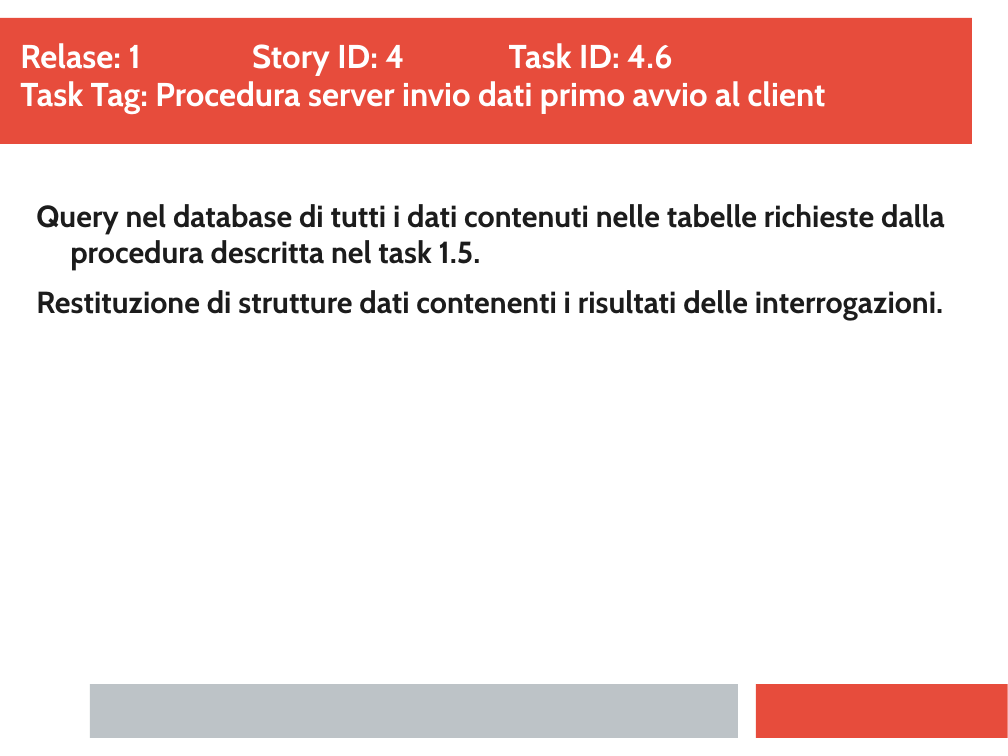
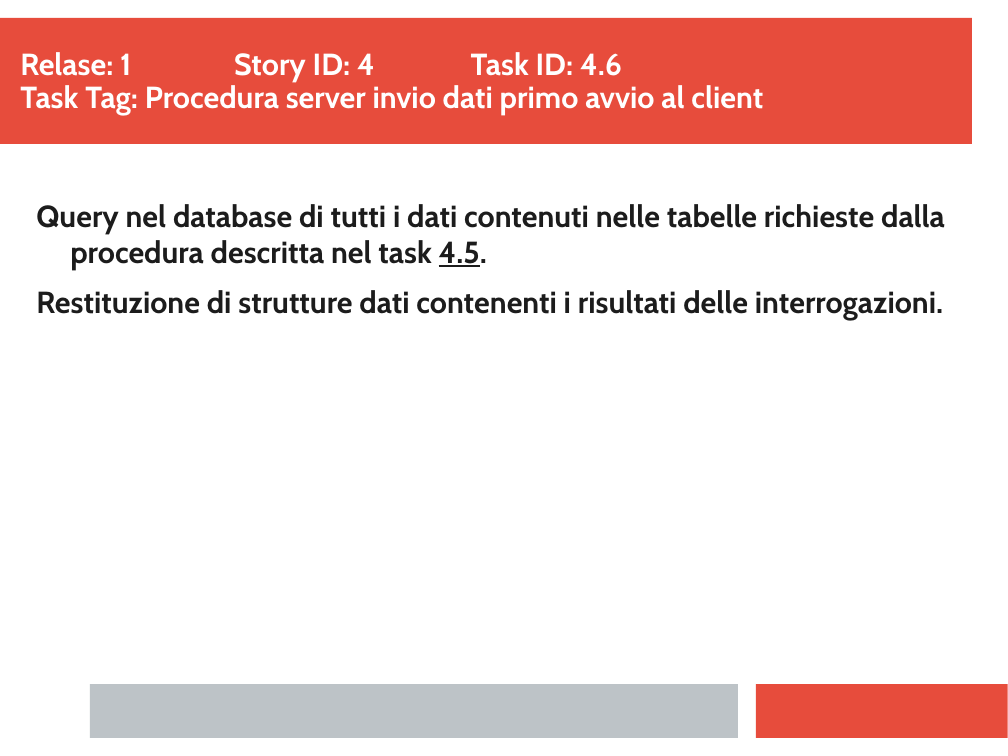
Before and after one commit to ecorradini/ProgettoIDS, a slide deck: slide 6 of AnalisiRequisiti/TaskGestioneOrdinaria.ppt. Drawn at 1008x756 pixels with LibreOffice and Linux fonts; fonts in the diff are those of the drawing. Boxes give left, top, right and bottom in pixels: in the first picture for what was removed or moved away, otherwise in the second. Text is boxed around its words. In the diff, an @@ line names an element or a change of style, - is before the commit and + after.

```diff
--- a/AnalisiRequisiti/TaskGestioneOrdinaria.ppt
+++ b/AnalisiRequisiti/TaskGestioneOrdinaria.ppt
@@ text "Relase: 1 Story ID: 4 ..." at (20,52,763,115): size 26 to 24.1 pt; line spacing 0.98 to 0.88 @@
@@ text at (36,204,945,270): text changed @@
-Query nel database di tutti i dati contenuti nelle tabelle richieste dalla procedura descritta nel task 1.5.
+Query nel database di tutti i dati contenuti nelle tabelle richieste dalla procedura descritta nel task 4.5.
```
Also in this commit, not shown: 1 other file.
